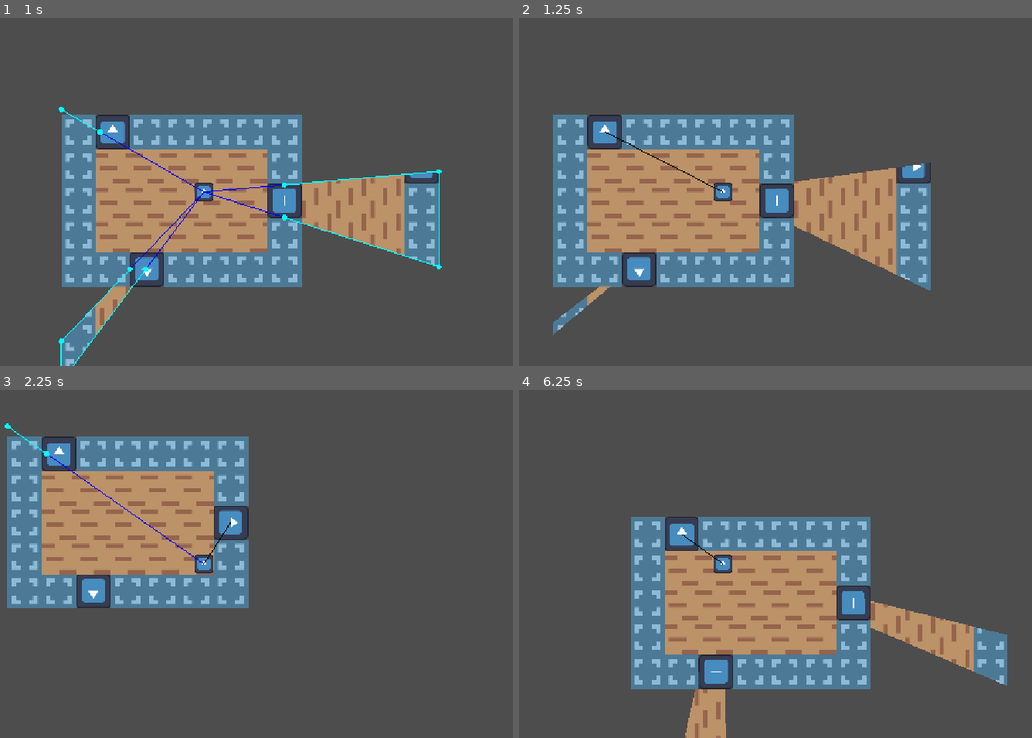
Above: before the commit, frames 1-4 (two rows, left to right).
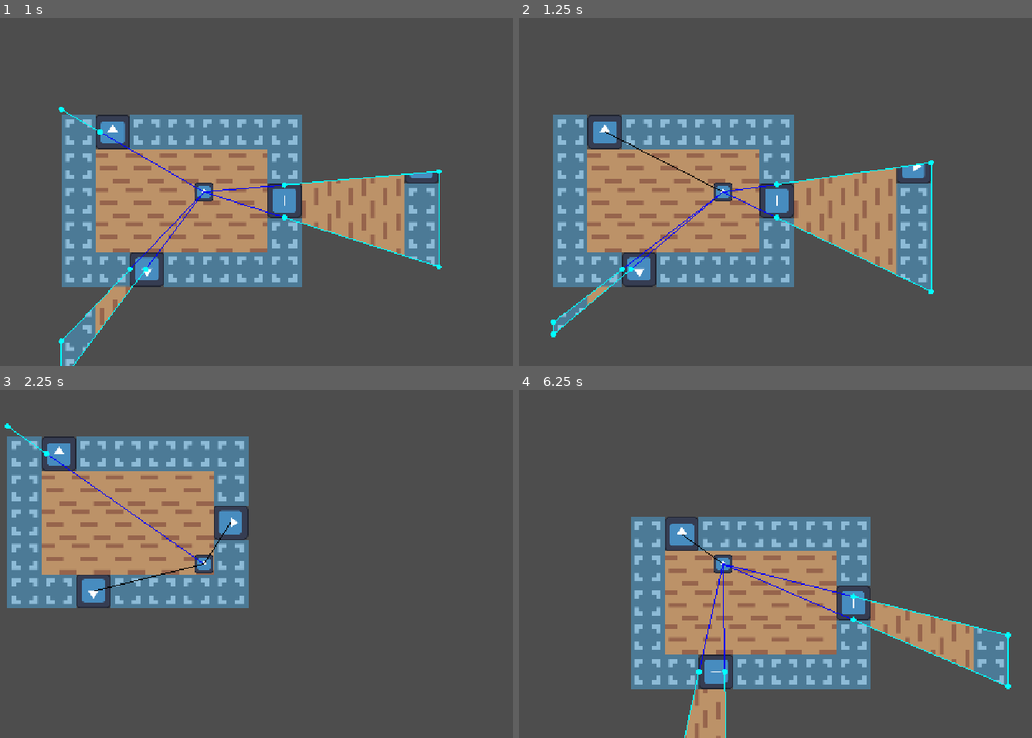
Above: after the commit, the same moments.

Repository: EfficiencySimplicity/godot-level-playground
Game: Godot game, scene res://Portals/demo/portal_testing.tscn
The game is run twice, just before and just after one commit, with the same random seed, the same clock (stepped at 60 frames per second) and the same inputs. The engine's default icon, where the game draws it, is replaced by a stand-in: a white triangle on a blue panel in a dark square.
Inputs:
- Up to frame 1 (1 s): tap Enter at 0.5 s; hold Right (Right) from 0.53 s (still down); hold Up (Movement) from 0.53 s (still down)
- Up to frame 2 (1.25 s): keep holding Right (Right); keep holding Up (Movement)
- Up to frame 3 (2.25 s): release Right (Right) at 1.28 s; release Up (Movement) at 1.28 s; hold Down (Down) 1.28-2.03 s; tap Up (Movement) at 1.35 s; hold Right (Right) from 2.03 s (still down); hold Up (Movement) from 2.03 s (still down)
- Up to frame 4 (6.25 s): tap Space at 2.75 s; release Up (Movement) at 2.78 s; tap Up (Movement) at 2.85, 4.35, 5.85 s; tap Enter at 3.5 s; release Right (Right) at 3.53 s; hold Up (Movement) 3.53-4.28 s; hold Left (Left) 3.53-5.03 s; hold Down (Down) 5.03-5.78 s; hold Up (Movement) 5.03-5.78 s; hold Right (Right) from 5.78 s (still down)

Frame 1 is identical in both runs. In frame 2, 0.7% of the frame differs, in the area x 6-81%, y 40-92%; in frame 3, less than 0.1%; in frame 4, 0.7%, in the area x 32-96%, y 49-100%.

Commit message:
Got recursion seemingly online

Diff:
--- a/Portals/portal.gd
+++ b/Portals/portal.gd
@@ -41,7 +41,7 @@
 
 
 func is_in_front(pos: Vector2):
-	return Vector2.from_angle(global_rotation + deg_to_rad(90)).dot(pos - global_position) >= 0
+	return Vector2.from_angle(global_rotation + deg_to_rad(90)).dot(pos - global_position) > 0
 
 func get_normal():
 	return Vector2.from_angle(deg_to_rad(global_rotation_degrees + 90))
--- a/Portals/portal_origin.gd
+++ b/Portals/portal_origin.gd
@@ -2,17 +2,24 @@
 class_name PortalOrigin extends Portable
 
 @export var angle_increase: int = 5
-var meshes: Array[PortalVisionArea]
+var all_meshes: Array[PortalVisionArea]
 
 class PortalVisionArea:
-	var mesh: ArrayMesh
+	var mesh_pool: MeshPool
+	var mesh
 	var room: PortalRoom
 	var y: int
 
-	func _init(_mesh: ArrayMesh, _room: PortalRoom, _y: int):
-		mesh = _mesh
+	func _init(_mesh_pool: MeshPool, _room: PortalRoom, _y: int):
+		mesh_pool = _mesh_pool
 		room = _room
 		y = _y
+
+	# TODO: as a getter
+	func get_mesh():
+		if !mesh:
+			mesh = mesh_pool.to_mesh(ArrayMesh.new())
+		return mesh
 
 @export var debug: bool:
 	set(v):
@@ -27,7 +34,11 @@
 func gen_portals():
 	if !current_room: return
 
-	meshes = []
+	all_meshes = get_meshes(current_room, global_position, 1)
+	all_meshes.sort_custom(func(a, b): return b.y > a.y)
+	queue_redraw()
+	return
+	all_meshes = []
 
 	for portal in current_room.portals:
 
@@ -43,19 +54,64 @@
 			[portal.port_pos(vis_range[0]), portal.port_pos(vis_range[1])]
 		)
 
+		all_meshes.append(
+			PortalVisionArea.new(mesh_pool, portal.other.room, 1)
+		)
+
+	all_meshes.sort_custom(func(a, b): return b.y > a.y)
+	queue_redraw()
+
+func get_meshes(room: PortalRoom, pos: Vector2, iter = 0, cast_from = null, min_limit = null, max_limit = null) -> Array[PortalVisionArea]:
+	var meshes: Array[PortalVisionArea] = []
+
+	var pos_on_plane = cast_from.cast_on(pos, cast_from.get_out_normal()) if cast_from else global_position
+
+	for portal in room.portals:
+		if !portal.is_in_front(pos_on_plane): continue
+
+		var vis_range = get_visible_portal_range(portal, pos, pos_on_plane, cast_from, min_limit, max_limit)
+
+		if vis_range.is_empty():
+			continue
+
+		# get all the meshes in the room and transform 'em back and draw the verts
+		var mesh_pool = portal.other.room.get_extended_mesh_from_portal(
+			portal.other,
+			portal.port_pos(pos),
+			[portal.port_pos(vis_range[0]), portal.port_pos(vis_range[1])]
+		)
+
 		meshes.append(
-			PortalVisionArea.new(mesh_pool.to_mesh(), portal.other.room, 1)
-		)
-
-	meshes.sort_custom(func(a, b): return b.y > a.y)
-	queue_redraw()
+			PortalVisionArea.new(mesh_pool, portal.other.room, 1)
+		)
+
+		if iter > 0:
+			meshes.append_array(
+				get_meshes(portal.other.room, portal.port_pos(pos), iter-1, portal.other, vis_range[0], vis_range[1])
+				.map(func(x):
+						return PortalVisionArea.new(
+							MeshPool.new(
+								PackedVector2Array(Array(x.mesh_pool.vertices).map(func(v): return portal.other.port_pos(v))),
+								x.mesh_pool.triangles,
+								x.mesh_pool.uvs
+							),
+							x.room,
+							x.y + 1
+						)
+						)
+				)
+
+	return meshes
 
 ## The PortalOrigin needs to imagine itself in a virtual place inside another room sometimes,
 ## so we can pass in test_pos as the position to test from.
 ## along with a portal we're looking thru to cast from,
 ## along with the angle range we have to look thru this door.
-func get_visible_portal_range(portal: Portal, test_pos = null, cast_from = null, min_angle = null, max_angle = null) -> Array[Vector2]:
-	if !portal.is_in_front(global_position):
+func get_visible_portal_range(portal: Portal, pos = null, pos_on_plane = null, cast_from = null, min_limit = null, max_limit = null) -> Array[Vector2]:
+	pos = pos if pos else global_position
+	pos_on_plane = pos_on_plane if pos_on_plane else pos
+
+	if !portal.is_in_front(pos_on_plane):
 		return []
 
 	var start = portal.get_start()
@@ -63,19 +119,40 @@
 	var out_normal = portal.get_out_normal()
 
 	# from you to the door-line
-	var distance = portal.distance_to(global_position)
-
-	if !test_pos: test_pos = global_position
+	var distance = portal.distance_to(pos)
 
 	if distance < 1:
-		test_pos -= out_normal * (1 - distance)
+		pos -= out_normal * (1 - distance)
 		distance = 1
 
-	var start_angle = rad_to_deg(global_position.angle_to_point(start))
-	var end_angle = rad_to_deg(global_position.angle_to_point(end))
+	var start_angle = rad_to_deg(pos.angle_to_point(start))
+	var end_angle = rad_to_deg(pos.angle_to_point(end))
 
 	if end_angle < start_angle:
 		end_angle += 360
+
+	# not enough to know about the portal, we must also know where on the portal we can see...
+	# if we have the portal, we'll have the limits too!
+	# this block tests if the portal (inside the room we're looking into)
+	# is visible from the part of the portal we can see through
+	if cast_from:
+		var min_angle = rad_to_deg(pos.angle_to_point(min_limit))
+		var max_angle = rad_to_deg(pos.angle_to_point(max_limit))
+
+		if max_angle < min_angle:
+			max_angle += 360
+
+		if Utils.compare_angles(max_angle, start_angle):
+			return []
+
+		if Utils.compare_angles(end_angle, min_angle):
+			return []
+
+		if Utils.compare_angles(start_angle, min_angle):
+			start_angle = min_angle
+
+		if Utils.compare_angles(max_angle, end_angle):
+			end_angle = max_angle
 
 	var min_ok_point = Vector2.ZERO
 	var max_ok_point = Vector2.ZERO
@@ -91,10 +168,13 @@
 		# https://forum.godotengine.org/t/how-to-get-a-portion-of-a-vector-that-is-aligned-with-another-vector/40426/4
 		var direction = Vector2.from_angle(deg_to_rad(current_angle))
 		# where on the door-line we test
-		var hit_point = portal.cast_on(test_pos, direction, distance)
+		var hit_point = portal.cast_on(pos, direction, distance)
+
+		# TODO: distance to the casting plane!!!
+		var start_pos = pos if !cast_from else cast_from.cast_on(pos, direction)
 
 		var rcparams = PhysicsRayQueryParameters2D.create(
-			test_pos,
+			start_pos,
 			hit_point,
 			0b00000000_00000000_00000000_00000010
 		)
@@ -126,7 +206,7 @@
 	if !(current_room): return
 
 	if !Engine.is_editor_hint():
-		meshes.map(func(x): draw_mesh(x.mesh, x.room.texture, Transform2D(0, to_local(Vector2.ZERO))))
+		all_meshes.map(func(x): draw_mesh(x.get_mesh(), x.room.texture, Transform2D(0, to_local(Vector2.ZERO))))
 
 	if (Engine.is_editor_hint() and !debug): return
 
@@ -135,7 +215,7 @@
 
 		if vis_range.is_empty():
 			draw_line(to_local(global_position), to_local(portal.global_position), Color.BLACK)
-			return
+			continue
 
 		draw_line(to_local(global_position), to_local(vis_range[0]), Color.BLUE)
 		draw_line(to_local(global_position), to_local(vis_range[1]), Color.BLUE)
